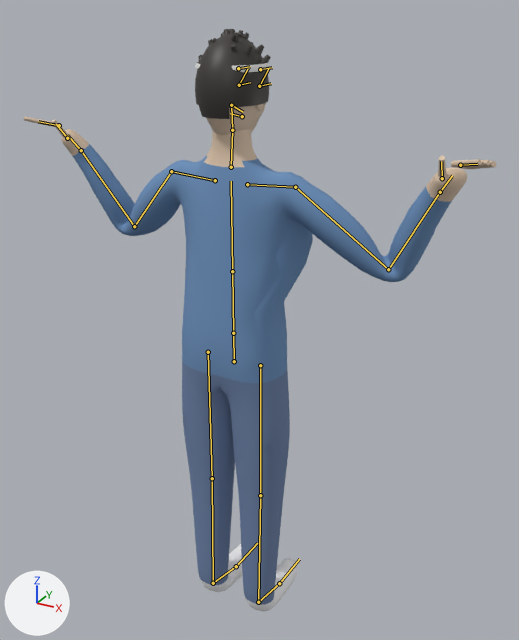
What one commit did to the glTF model characters/luis.glb.
Before and after are seen from a 50 mm camera at (0.923, -1.531, 1.824) aimed at (0.011, 0.125, 0.996). Lighting does not change. The marker at lower left points along +X, +Y and +Z. The first picture is the older version. Both versions are drawn at frame 0 of the action 'arms_cross'; the numbers are the values there. The bones that change, and the others that lie on the model, are drawn over the model as lines.

The first picture shows 'luis_Mesh'.
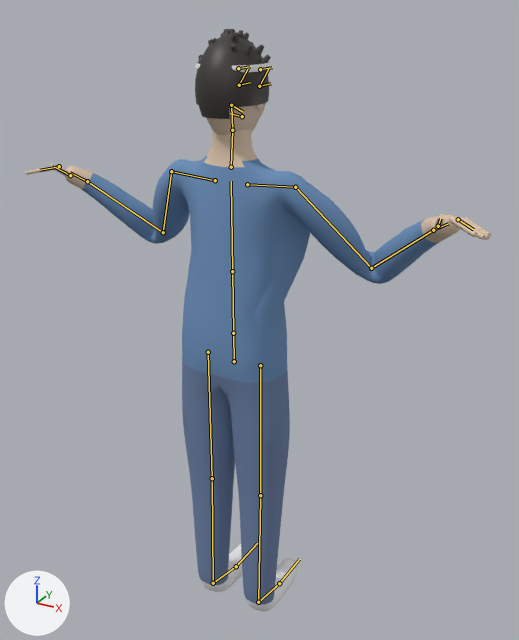
What differs and where, as boxes [x1, y1, x2, y2] in the pictures (519 x 640 px):
```json
{"object": "luis_Mesh", "change": "posed", "before": [24, 29, 497, 612], "after": [25, 29, 491, 612]}
{"bone": "UpperArm.L", "before": "(171, 171) to (134, 226)", "after": "(171, 171) to (163, 232)"}
{"bone": "UpperArm.R", "before": "(295, 187) to (388, 269)", "after": "(295, 187) to (371, 268)"}
```

The change, as JSON lines over the scene's bpy script:
```json
{"block": "bone_upperarm_l", "where": "bone_upperarm_l = bpy.data.objects['Armature'].pose.bones['UpperArm.L']  # child of 'Shoulder.L'"}
{"op": "set", "path": "bone_upperarm_l.rotation_quaternion", "old": "(0.832, 0.221, -0.507, -0.052)", "new": "(0.772, 0.154, -0.582, -0.204)", "note": "degrees (47, -55, -33) -> degrees (60, -57, -64)"}
{"block": "bone_upperarm_r", "where": "bone_upperarm_r = bpy.data.objects['Armature'].pose.bones['UpperArm.R']  # child of 'Shoulder.R'"}
{"op": "set", "path": "bone_upperarm_r.rotation_quaternion", "old": "(0.832, 0.221, 0.507, 0.052)", "new": "(0.772, 0.154, 0.582, 0.204)", "note": "degrees (47, 55, 33) -> degrees (60, 57, 64)"}
```
